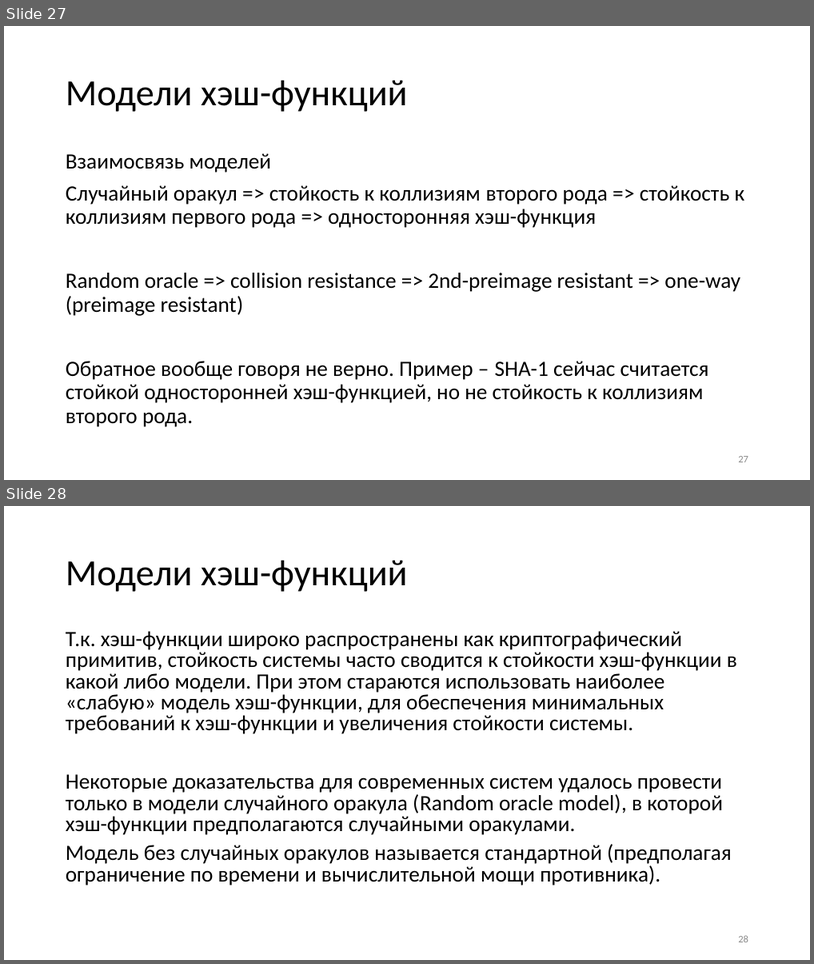
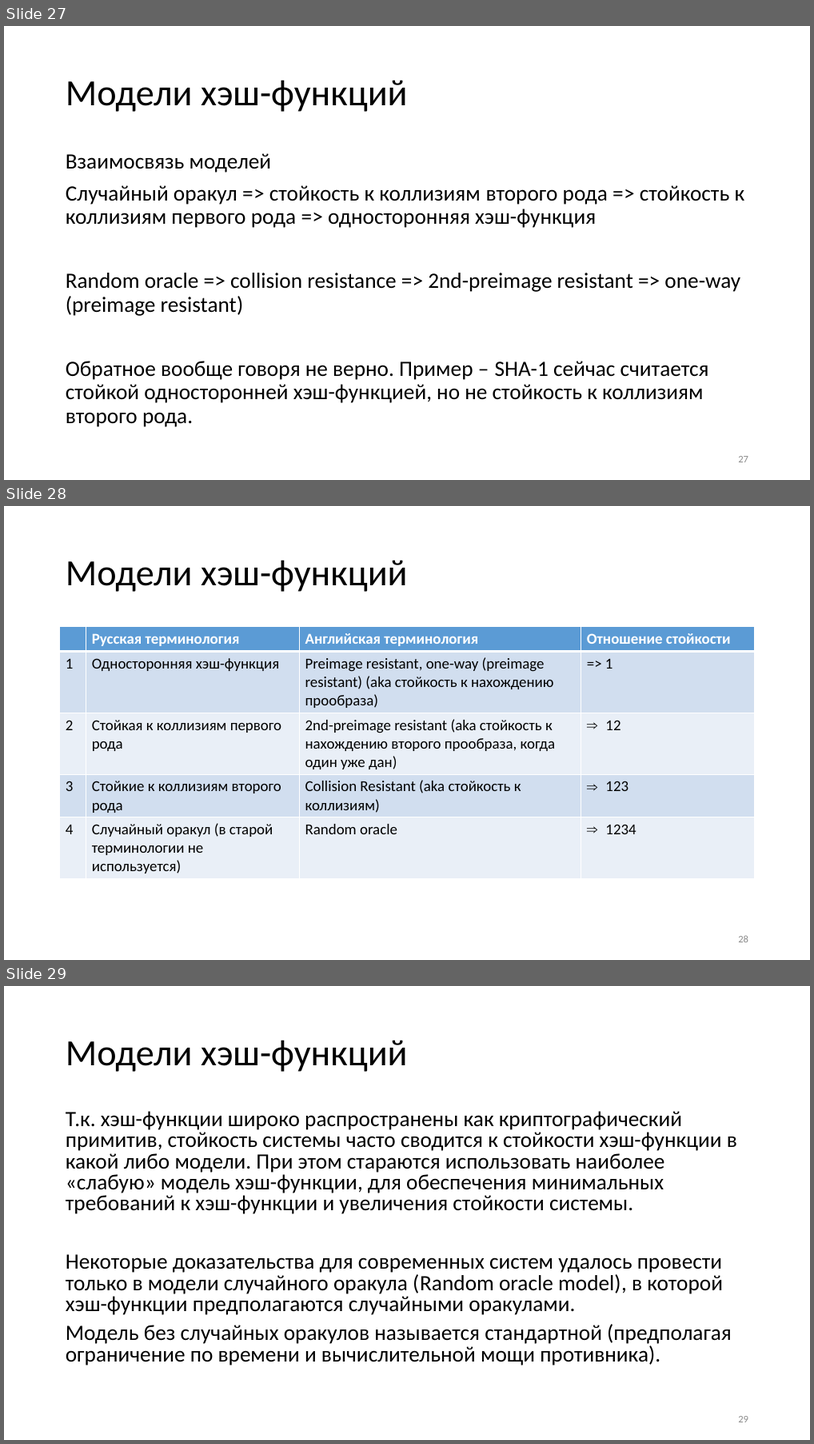
Before and after one commit to GeorgyFirsov-s-forks/CryptoLectures, a slide deck: Lectures/Lecture11.pptx. Shown one above the other, each under a label of ours: slides 27 and 28 before the commit, slides 27, 28 and 29 after it. The pictures are 814x964 and 814x1444 pixels, drawn with LibreOffice and Linux fonts; fonts in the diff are those of the drawing. Boxes give left, top, right and bottom in pixels: in the first picture for what was removed or moved away, otherwise in the second. Text is boxed around its words. In the diff, an @@ line names an element or a change of style, - is before the commit and + after.

```diff
--- a/Lectures/Lecture11.pptx
+++ b/Lectures/Lecture11.pptx
@@ slide 28 added at bbox=[4, 506, 810, 960], background #FFFFFF @@
@@ title added at bbox=[66, 560, 408, 592], 44 pt, text #000000 @@
+Модели хэш-функций
@@ table added at bbox=[60, 627, 756, 876], 5 rows, 4 columns @@
+ | Русская терминология | Английская терминология | Отношение стойкости
+1 | Односторонняя хэш-функция | Preimage resistant, one-way (preimage resistant) (aka стойкость к нахождению прообраза) | => 1
+2 | Стойкая к коллизиям первого рода | 2nd-preimage resistant (aka стойкость к нахождению второго прообраза, когда один уже дан) | 12
+3 | Стойкие к коллизиям второго рода | Collision Resistant (aka стойкость к коллизиям) | 123
+4 | Случайный оракул (в старой терминологии не используется) | Random oracle | 1234
@@ page number added at bbox=[738, 935, 749, 942], 12 pt, text #8C8C8C @@
+28
@@ what was slide 28 is now slide 29 @@
```
Also in this commit, not shown: 4 slides changed, 2 other slides added, 1 other file.
